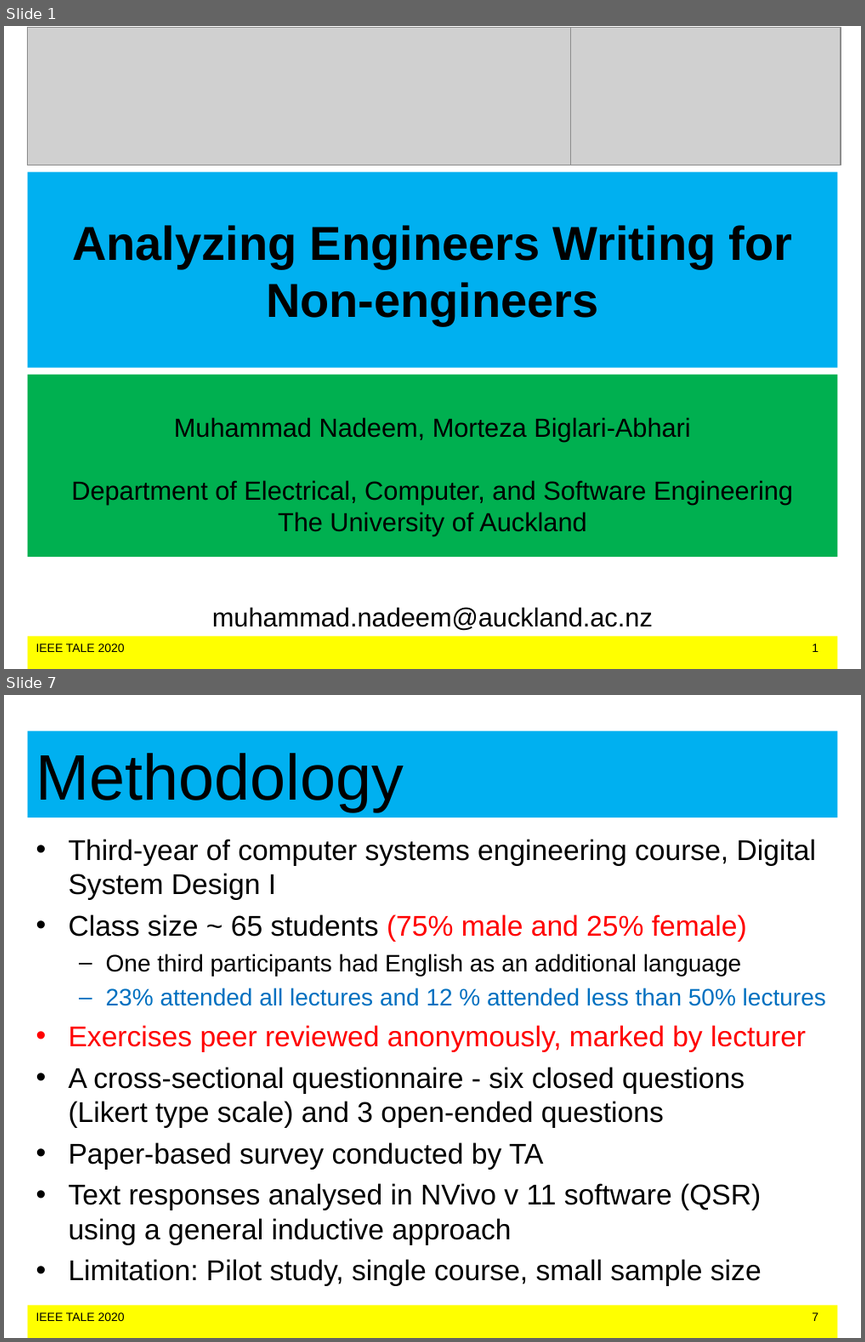
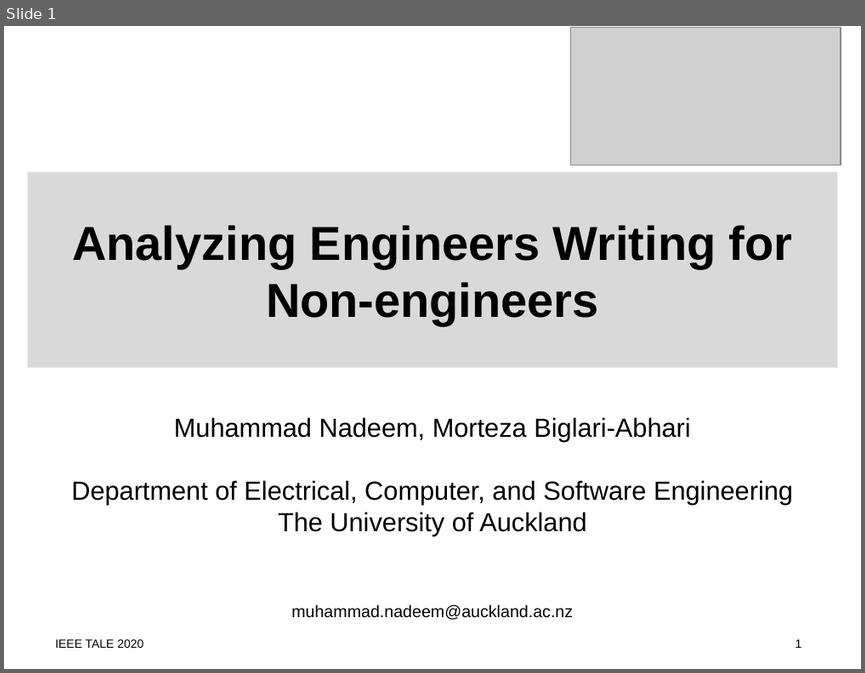
Before and after one commit to MuhammadNadeemAUM/Writing-Diet, a slide deck: Nadeem_IEEE TALE_259.ppt. Shown one above the other, each under a label of ours: slides 1 and 7 before the commit, slide 1 after it; the slides between them are not shown. The pictures are 865x1342 and 865x673 pixels, drawn with LibreOffice and Linux fonts; fonts in the diff are those of the drawing; grey boxes stand for pictures. Boxes give left, top, right and bottom in pixels: in the first picture for what was removed or moved away, otherwise in the second. Text is boxed around its words. In the diff, an @@ line names an element or a change of style, - is before the commit and + after.

```diff
--- a/Nadeem_IEEE TALE_259.ppt
+++ b/Nadeem_IEEE TALE_259.ppt
@@ slide 7 removed at box(4, 695, 861, 1338), background #FFFFFF; not listed: 1 template element that a slide beside it also shows @@
@@ title removed at box(27, 731, 837, 817) @@
-Methodology
@@ text removed at box(69, 839, 826, 1286) @@
-• Third-year of computer systems engineering course, Digital System Design I
-• Class size ~ 65 students (75% male and 25% female)
-  – One third participants had English as an additional language
-  – 23% attended all lectures and 12 % attended less than 50% lectures
-• Exercises peer reviewed anonymously, marked by lecturer
-• A cross-sectional questionnaire - six closed questions (Likert type scale) and 3 open-ended questions
-• Paper-based survey conducted by TA
-• Text responses analysed in NVivo v 11 software (QSR) using a general inductive approach
-• Limitation: Pilot study, single course, small sample size
@@ slide 1 changed as well @@
@@ picture removed at box(27, 28, 570, 165) @@
@@ title "Analyzing Engineers Writing for Non-engineers" at box(27, 171, 837, 367): fill #00B0F0 to #D9D9D9 @@
@@ subtitle "Muhammad Nadeem, Morteza Biglari-Abhari": place and size @@
-subtitle "Muhammad Nadeem, Morteza Biglari-Abhari" at box(27, 374, 837, 556)
+subtitle "Muhammad Nadeem, Morteza Biglari-Abhari" at box(71, 417, 793, 619)
@@ subtitle "Muhammad Nadeem, Morteza Biglari-Abhari" at box(71, 417, 793, 619): fill #00B050 to none @@
@@ subtitle at box(291, 604, 573, 619): size 22 to 14 pt in "muhammad.nadeem@auckland.ac.nz"; less space between paragraphs @@
@@ text: place and size @@
-text at box(27, 636, 837, 669)
+text at box(55, 639, 802, 647)
@@ text at box(55, 639, 802, 647): fill #FFFF00 to none @@
```
Also in this commit, not shown: 2 other slides changed, 11 slides added, 7 other slides removed, 5 other files.
